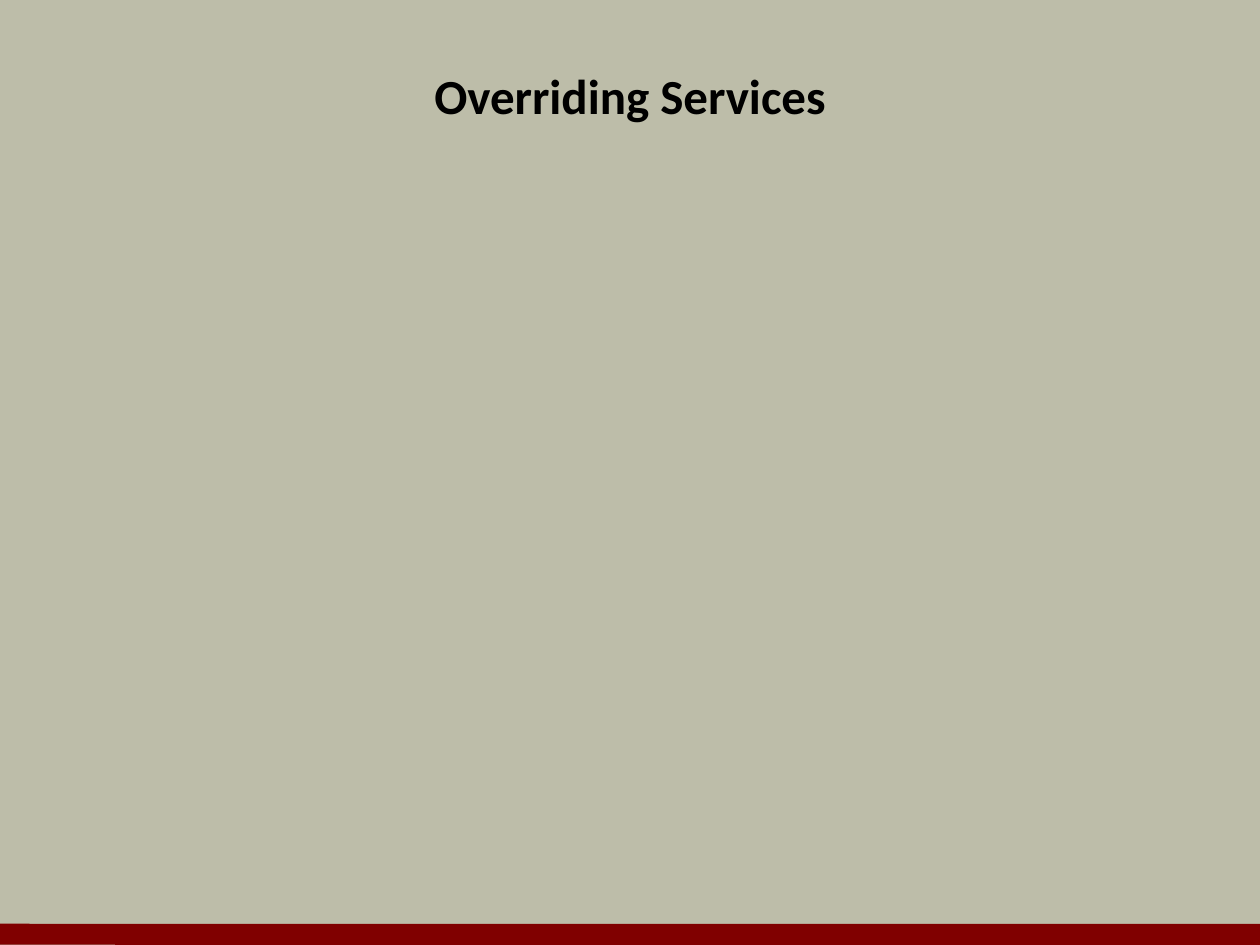
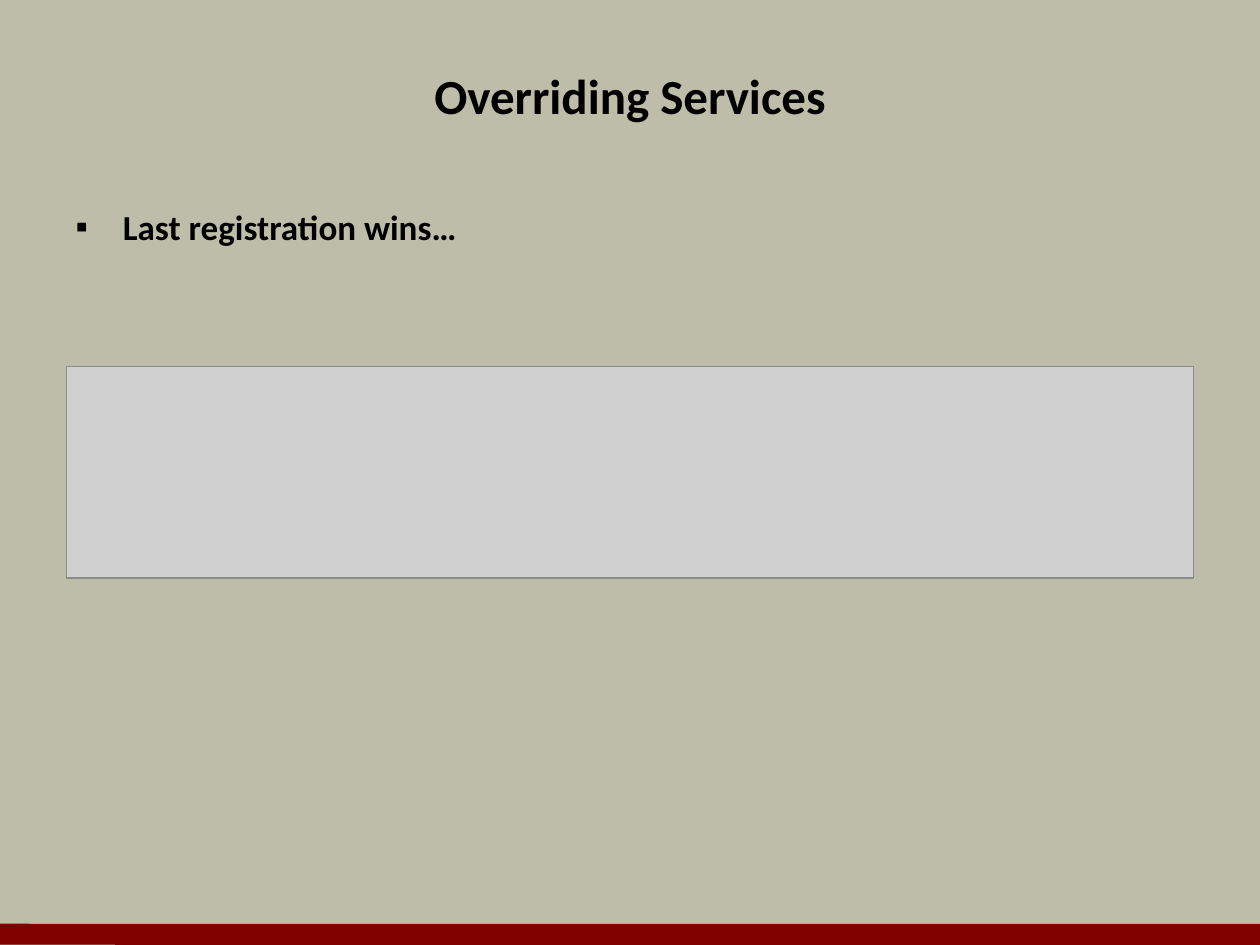
Before and after one commit to OdeToCode/classes, a slide deck: slide 11 of angularjs/slides/04_Services.pptx (slide 12 before the commit). Drawn at 1260x945 pixels with LibreOffice and Linux fonts; fonts in the diff are those of the drawing; grey boxes stand for pictures; background and template pictures are left out. Boxes give left, top, right and bottom in pixels: in the first picture for what was removed or moved away, otherwise in the second. Text is boxed around its words. In the diff, an @@ line names an element or a change of style, - is before the commit and + after.

```diff
--- a/angularjs/slides/04_Services.pptx
+++ b/angularjs/slides/04_Services.pptx
@@ text added at [123,215,456,246], 20 pt, text #000000, bold @@
+▪ Last registration wins…
@@ picture added at [67,367,1194,578] @@
```
Also in this commit, not shown: 14 other slides changed, 5 slides added, 7 slides removed, 36 other files.
